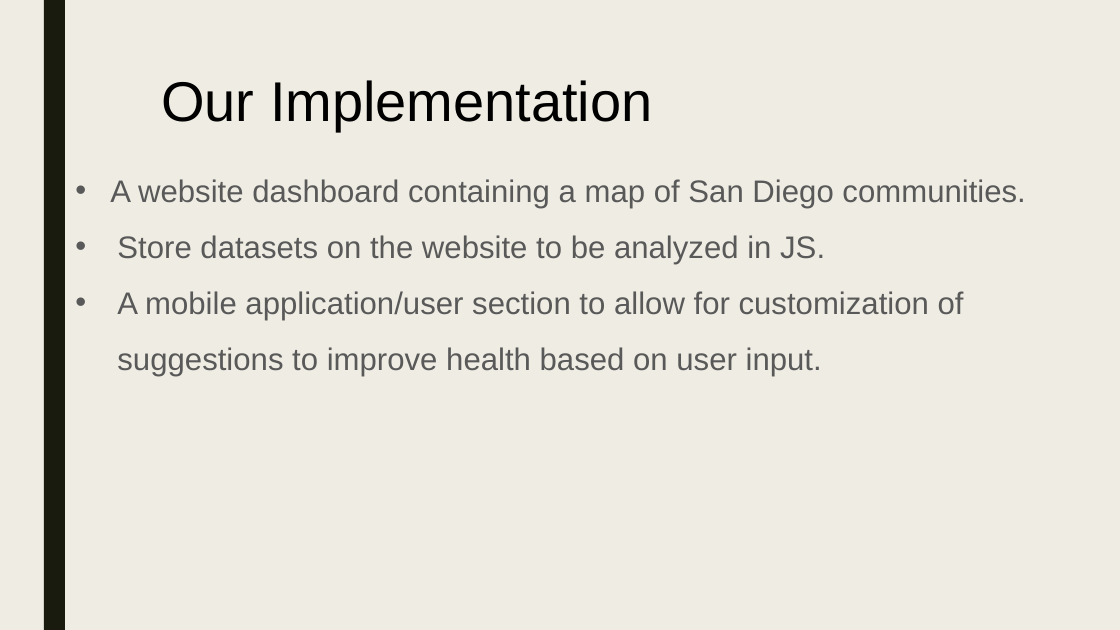
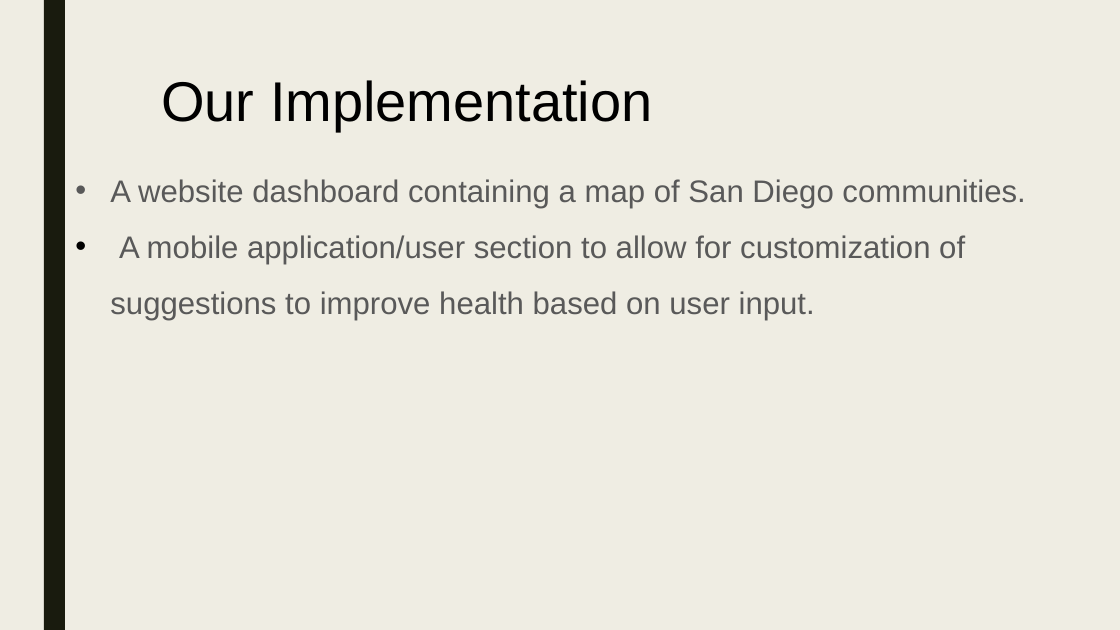
Before and after one commit to kristy0414/big-data-hackathon-in-San-Diego, a slide deck: slide 5 of Team Lucky Cat Project Proposal.pptx. Drawn at 1120x630 pixels with LibreOffice and Linux fonts; fonts in the diff are those of the drawing. Boxes give left, top, right and bottom in pixels: in the first picture for what was removed or moved away, otherwise in the second. Text is boxed around its words. In the diff, an @@ line names an element or a change of style, - is before the commit and + after.

Commit message:
Revised Proposal
Fixed some wording.

```diff
--- a/Team Lucky Cat Project Proposal.pptx
+++ b/Team Lucky Cat Project Proposal.pptx
@@ text at (110,235,965,320): indent changed @@
@@ text at (117,235,825,264): paragraph removed @@
-• Store datasets on the website to be analyzed in JS.
```
Also in this commit, not shown: 1 other slide changed.
